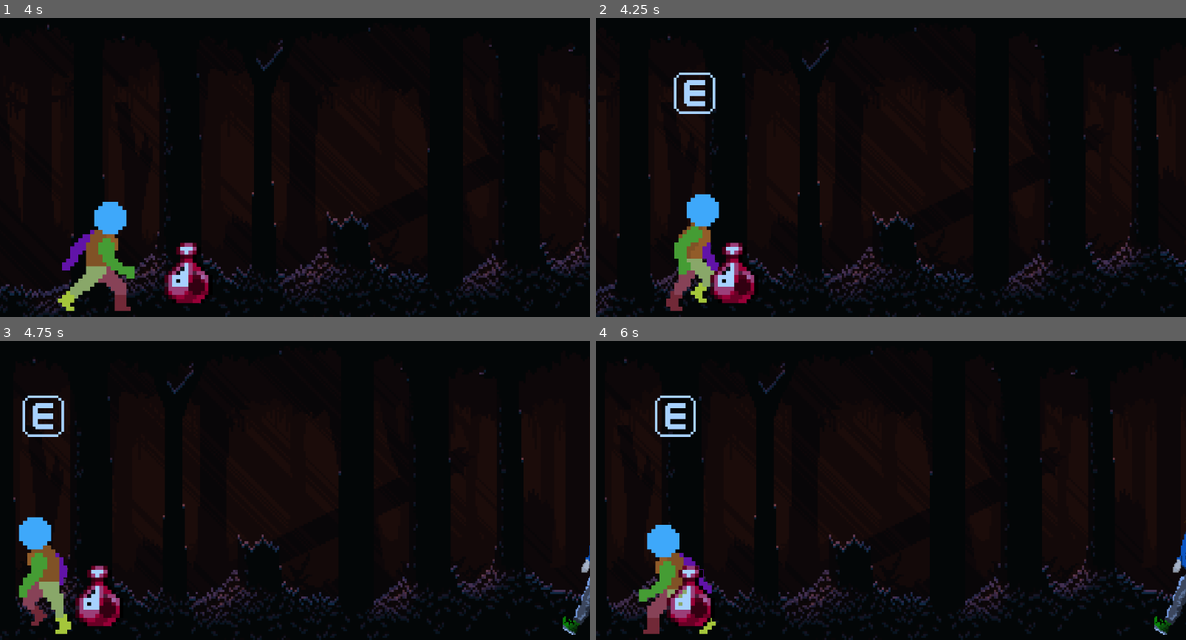
Above: before the commit, frames 1-4 (two rows, left to right).
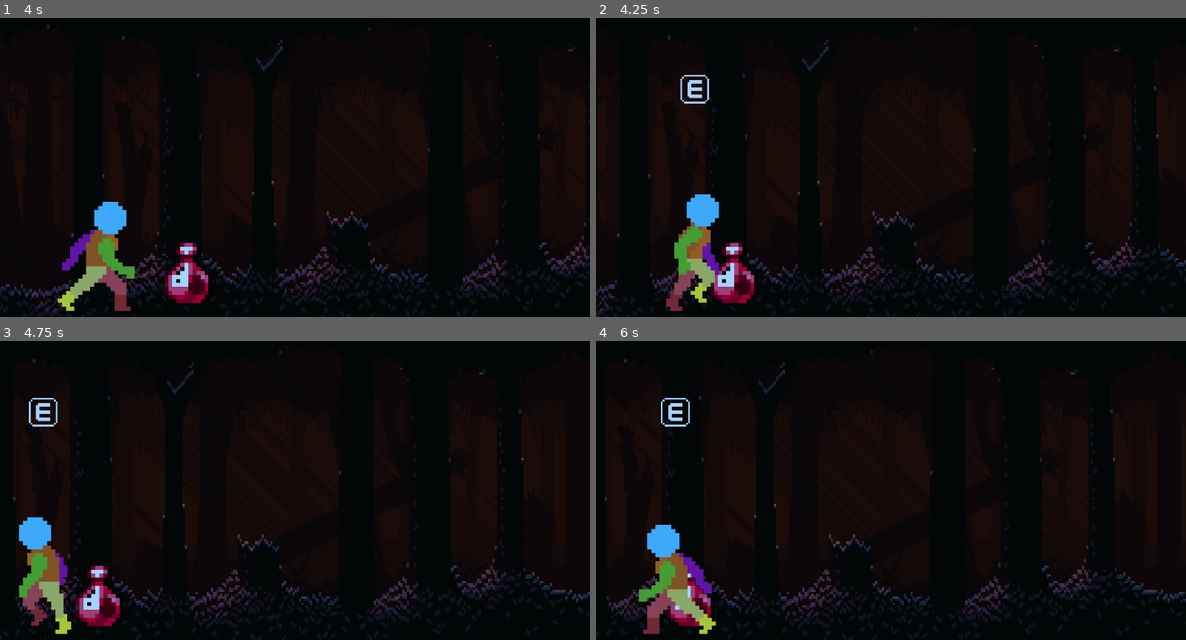
Above: after the commit, the same moments.

Repository: Zhea606/Game-jam-Godot
Game: Godot game, scene res://scenes/Mundo.tscn
Same seed, same stepped clock (60 frames per second), same inputs: the game is played once before the commit and once after it.
Inputs:
- Up to frame 1 (4 s): hold Right (ui_right) 0.53-2.03 s; tap F (switch_light) every 0.75 s from 0.6 to 3.6 s; hold Left (ui_left) 2.03-2.78 s; hold Right (ui_right) from 2.78 s (still down)
- Up to frame 2 (4.25 s): keep holding Right (ui_right)
- Up to frame 3 (4.75 s): release Right (ui_right) at 4.28 s; hold Left (ui_left) from 4.28 s (still down); tap F (switch_light) at 4.35 s
- Up to frame 4 (6 s): release Left (ui_left) at 5.03 s; hold Right (ui_right) 5.03-5.78 s; tap F (switch_light) at 5.1, 5.85 s; hold Left (ui_left) from 5.78 s (still down)

Frame 1 is identical in both runs. In frame 2, 0.6% of the frame differs, in the area x 13-21%, y 18-90%; in frame 3, 0.9%; in frame 4, 1.6%, in the area x 9-100%, y 18-99%.

Commit message:
Writing readme

Diff:
--- a/tincho/scenes/Mundo.tscn
+++ b/tincho/scenes/Mundo.tscn
@@ -1111,6 +1111,9 @@
 scale = Vector2(0.992251, 0.992251)
 texture = ExtResource("1_j427n")
 
+[node name="objeto" parent="." instance=ExtResource("12_o7etf")]
+position = Vector2(164, -11)
+
 [node name="CharacterBody2D" parent="." instance=ExtResource("2_5nq85")]
 position = Vector2(48, -17)
 
@@ -1131,6 +1134,7 @@
 autoplay = true
 
 [node name="Enemie" type="Sprite2D" parent="."]
+visible = false
 position = Vector2(290, -17)
 scale = Vector2(0.100418, 0.100418)
 texture = ExtResource("12_c5ctt")
@@ -1147,6 +1151,3 @@
 [node name="DirectionalLight2D" type="DirectionalLight2D" parent="."]
 position = Vector2(48, -17)
 color = Color(0.529412, 0.694118, 0.968627, 1)
-
-[node name="Node2D" parent="." instance=ExtResource("12_o7etf")]
-position = Vector2(164, -11)
--- a/tincho/scenes/player.tscn
+++ b/tincho/scenes/player.tscn
@@ -118,6 +118,6 @@
 
 [node name="notif" type="Sprite2D" parent="."]
 visible = false
-position = Vector2(0, -38)
-scale = Vector2(0.16, 0.16)
+position = Vector2(0, -39)
+scale = Vector2(0.11125, 0.11125)
 texture = ExtResource("6_agqwy")
Not shown, changed: tincho/README.md
